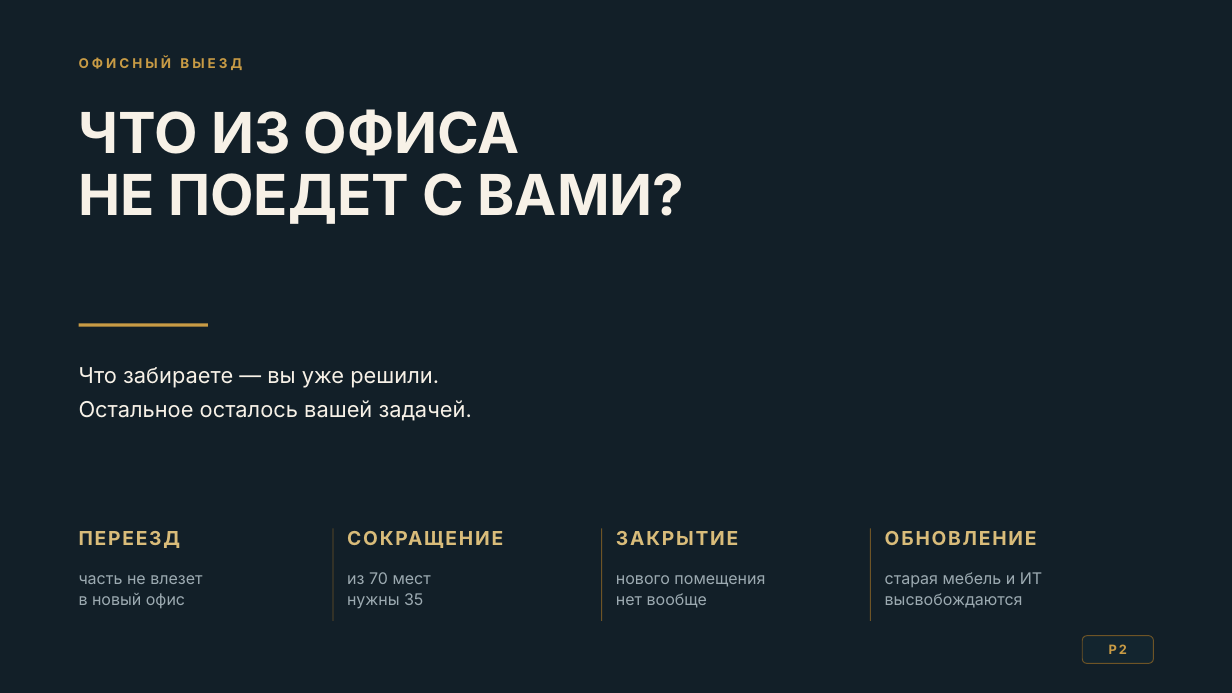
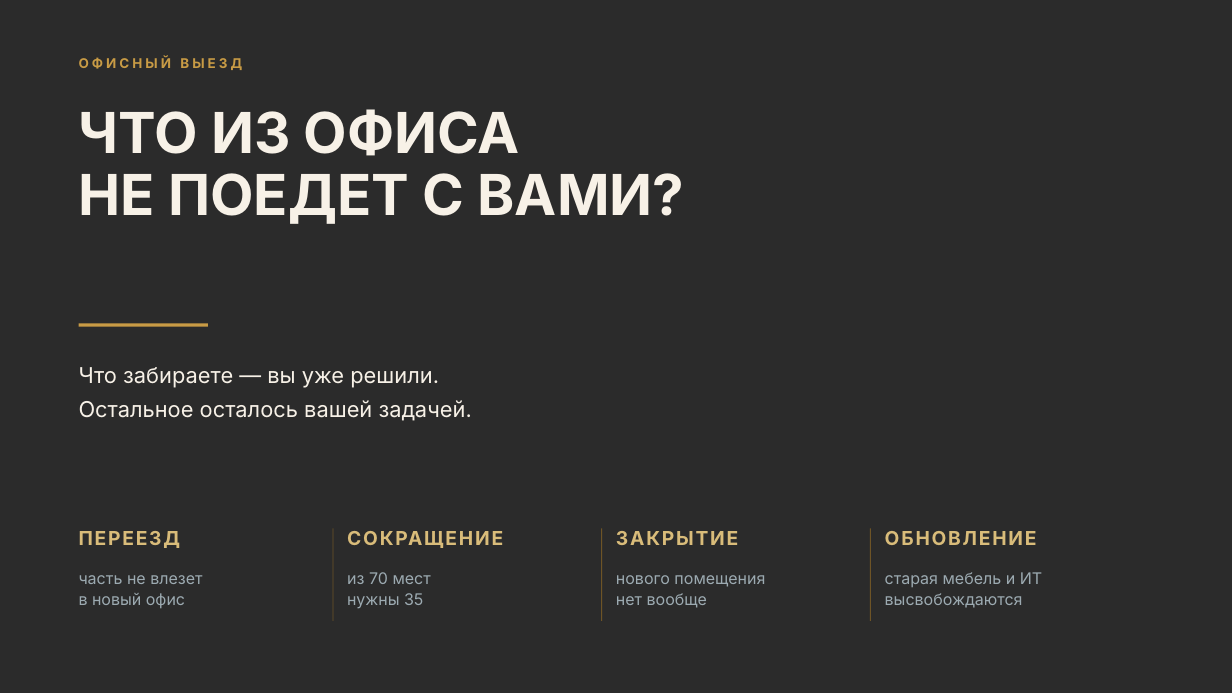
Before and after one commit to olegm1441-del/mysteryslavic-2026-07-19_16-47-00, a slide deck: slide 2 of presentations/office-client/Продай_за_меня_ОФИСЫ_клиентская.pptx. Drawn at 1232x693 pixels with LibreOffice and Linux fonts; fonts in the diff are those of the drawing; background and template pictures are left out; a plain dark background stands for a picture behind light text. Boxes give left, top, right and bottom in pixels: in the first picture for what was removed or moved away, otherwise in the second. Text is boxed around its words. In the diff, an @@ line names an element or a change of style, - is before the commit and + after.

```diff
--- a/presentations/office-client/Продай_за_меня_ОФИСЫ_клиентская.pptx
+++ b/presentations/office-client/Продай_за_меня_ОФИСЫ_клиентская.pptx
@@ rectangle removed at (x1=0, y1=0, x2=1232, y2=693) @@
@@ rounded rectangle removed at (x1=1082, y1=636, x2=1153, y2=664) @@
@@ text removed at (x1=1109, y1=644, x2=1127, y2=654) @@
-P2
```
Also in this commit, not shown: 5 other slides changed, 1 slide added, 1 slide removed, 27 other files.
